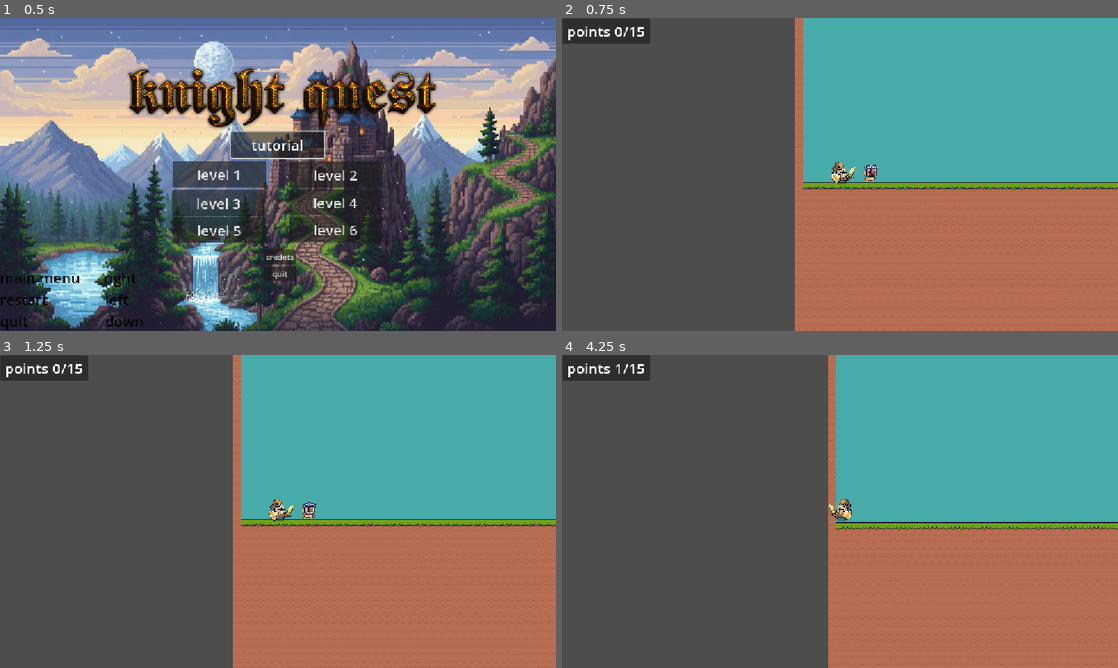
Above: before the commit, frames 1-4 (two rows, left to right).
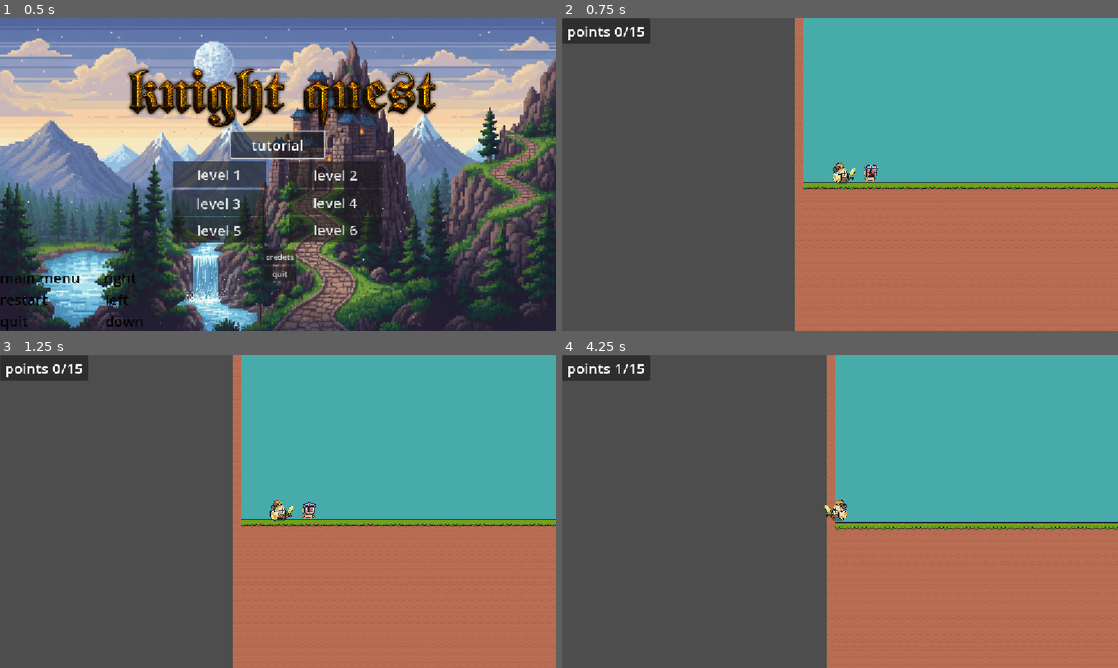
Above: after the commit, the same moments.

Repository: vandohman7/vans-first-game
Game: Godot game, scene res://scenes/main_menu.tscn
The game is run twice, just before and just after one commit, with the same random seed, the same clock (stepped at 60 frames per second) and the same inputs.
Inputs:
- Up to frame 1 (0.5 s): no input
- Up to frame 2 (0.75 s): click "level 1" at 0.5 s
- Up to frame 3 (1.25 s): no input
- Up to frame 4 (4.25 s): hold D (right) 1.28-2.78 s; tap E (attack) at 1.35, 2.3, 2.85, 3.8 s; tap Space (jump) at 1.52, 1.55, 1.82, 2.1, 2.27, 2.57, 3.05, 3.77, 4.07 s; hold A (left) from 2.78 s (still down); tap Shift (sprint) at 3.6 s

Frame 1 is identical in both runs. In frame 2, 0.1% of the frame differs, in the area x 48-53%, y 46-54%; in frame 3, 0.1%; in frame 4, 0.8%, in the area x 47-100%, y 0-100%.

Commit message:
hitboxs work!!!!!!!!!!!!!!!!!!!!!!!!!!!!!!!!!!!!!!!!!!!!!!!!!!!!!!!!!!!!

Diff:
--- a/scenes/main_charicter.gd
+++ b/scenes/main_charicter.gd
@@ -5,8 +5,11 @@
 #var howLongKeyPressed = 0
 var acceleration = 20
 
-@onready var sprite_2d = $Sprite2D
+#@onready var sprite_2d = $Sprite2D
 @onready var attack_hitbox: CollisionShape2D = $HurtboxComponent/attack_hitbox
+@onready var animation: AnimationPlayer = $visuals/AnimationPlayer
+@onready var visuals: Node2D = $visuals
+
 
 var inAir = 0
 
@@ -58,38 +61,33 @@
 
 	if Input.is_action_just_pressed("left"):
 		facing_dir = "left"
+		visuals.scale.x = -1
+		#scale.x = sign(-1)
 	if Input.is_action_just_pressed("right"):
 		facing_dir = "right"
+		visuals.scale.x = 1
 
-	sprite_2d.flip_h = facing_dir == "left"
+	#visuals.scale.x()
+	print(visuals.scale.x)
+	#sprite_2d.flip_h = facing_dir == "left"
 
 	#if facing_dir == "left":
 		#sprite_2d.flip_h = true
 	#else:
 		#sprite_2d.flip_h = false
 
-
+	#set_proper
 	#sprite_2d.flip_h = facing_dir
 
 
 	if isAttacking == 0 and Input.is_action_just_pressed("attack"):
-		sprite_2d.animation = "attack"
+		animation.play("attack")
+		isAttacking = .000001;
 
-
-		#sprite_2d.frame = 0
-		#sprite_2d.play()
-		isAttacking = .000001;
 	elif (isAttacking > 0):
-		attack_hitbox.disabled = false
 		isAttacking += delta
 
 	if (isAttacking > 0):
-		#if entitiesInAttackRange.size():
-			#pass
-			#for row in entitiesInAttackRange:
-				#destroy_node(row)
-			#destroy_node(entitiesInAttackRange[0])
-		# kill things in hitbox
 		pass
 	if (isAttacking > 0):
 		velocity.x = 0
@@ -99,20 +97,11 @@
 		isAttacking = 0.0
 
 	if isAttacking == 0.0:
-		attack_hitbox.disabled = true
 		if velocity.x > 1 or velocity.x < -1:
-			if sprite_2d.is_playing():
-				sprite_2d.animation = "running"
+			animation.play("run")
+		else:
+			animation.play("idle")
 
-			else:
-				sprite_2d.play("running")
-		else:
-			if sprite_2d.is_playing():
-				sprite_2d.animation = "default"
-			else:
-				sprite_2d.play("default")
-
-	#pass # Replace with function body.
 
 	if Input.is_action_pressed("sprint"):
 		SPEED = 550
@@ -121,10 +110,6 @@
 		SPEED = 400
 		acceleration = 20
 
-
-
-#func _on_sprite_2d_animation_finished() -> void:
-	#sprite_2d.animation = "default"
 
 
 
@@ -154,33 +139,3 @@
 
 	if Input.is_action_just_pressed("quit"):
 		get_tree().quit()
-
-
-	#if Input.is_action_just_pressed("high_jump") and is_on_floor():
-			#velocity.y = JUMP_VELOCITY -50
-	#else: if Input.is_action_just_pressed("high_jump"):
-		#velocity.y = +400
-			###velocity.x = 0
-
-
-func _on_area_2d_body_entered(body: Node2D) -> void:
-	print('added ' + body.name)
-	pass
-	#var alreadyIn = entitiesInAttackRange.has(body)
-	#var isSelf = body.name == "CharacterBody2D"
-		#
-	#if not alreadyIn and not isSelf:
-		#entitiesInAttackRange.push_front(body)
-	#print(entitiesInAttackRange.size())
-
-
-# Assumes this function is called with the Node2D reference you want to destroy.
-func destroy_node(target_node: Node2D):
-	#if is_instance_valid(target_node):
-		#print("Destroying node: ", target_node.name)
-		#target_node.queue_free()
-	#else:
-		## This handles cases where the node might have already been destroyed
-		## by something else just before this function was called.
-		#print("Error: Target node is already invalid or destroyed.")
-	pass
--- a/scenes/main_charicter.tscn
+++ b/scenes/main_charicter.tscn
@@ -10,6 +10,230 @@
 [ext_resource type="PackedScene" uid="uid://c7rdgducx0q0n" path="res://scenes/components/hitbox_component.tscn" id="8_2cj72"]
 [ext_resource type="Script" uid="uid://drvl8ca4mcxao" path="res://scenes/components/hurtbox_component.gd" id="9_mjggn"]
 
+[sub_resource type="Animation" id="Animation_mjggn"]
+resource_name = "idle"
+length = 0.8
+loop_mode = 1
+step = 0.1
+tracks/0/type = "value"
+tracks/0/imported = false
+tracks/0/enabled = true
+tracks/0/path = NodePath("visuals/Warrior:texture")
+tracks/0/interp = 1
+tracks/0/loop_wrap = true
+tracks/0/keys = {
+"times": PackedFloat32Array(0),
+"transitions": PackedFloat32Array(1),
+"update": 1,
+"values": [ExtResource("1_pdq4l")]
+}
+tracks/1/type = "value"
+tracks/1/imported = false
+tracks/1/enabled = true
+tracks/1/path = NodePath("visuals/Warrior:hframes")
+tracks/1/interp = 1
+tracks/1/loop_wrap = true
+tracks/1/keys = {
+"times": PackedFloat32Array(0),
+"transitions": PackedFloat32Array(1),
+"update": 1,
+"values": [8]
+}
+tracks/2/type = "value"
+tracks/2/imported = false
+tracks/2/enabled = true
+tracks/2/path = NodePath("visuals/Warrior:frame")
+tracks/2/interp = 1
+tracks/2/loop_wrap = true
+tracks/2/keys = {
+"times": PackedFloat32Array(0, 0.1, 0.2, 0.3, 0.4, 0.5, 0.6, 0.7),
+"transitions": PackedFloat32Array(1, 1, 1, 1, 1, 1, 1, 1),
+"update": 1,
+"values": [0, 1, 2, 3, 4, 5, 6, 7]
+}
+tracks/3/type = "value"
+tracks/3/imported = false
+tracks/3/enabled = true
+tracks/3/path = NodePath("visuals/HurtboxComponent/attack_hitbox:disabled")
+tracks/3/interp = 1
+tracks/3/loop_wrap = true
+tracks/3/keys = {
+"times": PackedFloat32Array(0),
+"transitions": PackedFloat32Array(1),
+"update": 1,
+"values": [true]
+}
+
+[sub_resource type="Animation" id="Animation_3uhb6"]
+resource_name = "run"
+length = 0.6
+loop_mode = 1
+step = 0.05
+tracks/0/type = "value"
+tracks/0/imported = false
+tracks/0/enabled = true
+tracks/0/path = NodePath("visuals/Warrior:texture")
+tracks/0/interp = 1
+tracks/0/loop_wrap = true
+tracks/0/keys = {
+"times": PackedFloat32Array(0),
+"transitions": PackedFloat32Array(1),
+"update": 1,
+"values": [ExtResource("3_s5u5a")]
+}
+tracks/1/type = "value"
+tracks/1/imported = false
+tracks/1/enabled = true
+tracks/1/path = NodePath("visuals/Warrior:hframes")
+tracks/1/interp = 1
+tracks/1/loop_wrap = true
+tracks/1/keys = {
+"times": PackedFloat32Array(0),
+"transitions": PackedFloat32Array(1),
+"update": 1,
+"values": [6]
+}
+tracks/2/type = "value"
+tracks/2/imported = false
+tracks/2/enabled = true
+tracks/2/path = NodePath("visuals/Warrior:frame")
+tracks/2/interp = 1
+tracks/2/loop_wrap = true
+tracks/2/keys = {
+"times": PackedFloat32Array(0, 0.1, 0.2, 0.3, 0.4, 0.5),
+"transitions": PackedFloat32Array(1, 1, 1, 1, 1, 1),
+"update": 1,
+"values": [0, 1, 2, 3, 4, 5]
+}
+tracks/3/type = "value"
+tracks/3/imported = false
+tracks/3/enabled = true
+tracks/3/path = NodePath("visuals/HurtboxComponent/attack_hitbox:disabled")
+tracks/3/interp = 1
+tracks/3/loop_wrap = true
+tracks/3/keys = {
+"times": PackedFloat32Array(0),
+"transitions": PackedFloat32Array(1),
+"update": 1,
+"values": [true]
+}
+
+[sub_resource type="Animation" id="Animation_p2p6u"]
+resource_name = "attack"
+length = 0.4
+step = 0.05
+tracks/0/type = "value"
+tracks/0/imported = false
+tracks/0/enabled = true
+tracks/0/path = NodePath("visuals/Warrior:texture")
+tracks/0/interp = 1
+tracks/0/loop_wrap = true
+tracks/0/keys = {
+"times": PackedFloat32Array(0),
+"transitions": PackedFloat32Array(1),
+"update": 1,
+"values": [ExtResource("2_0q8bm")]
+}
+tracks/1/type = "value"
+tracks/1/imported = false
+tracks/1/enabled = true
+tracks/1/path = NodePath("visuals/Warrior:hframes")
+tracks/1/interp = 1
+tracks/1/loop_wrap = true
+tracks/1/keys = {
+"times": PackedFloat32Array(0),
+"transitions": PackedFloat32Array(1),
+"update": 1,
+"values": [4]
+}
+tracks/2/type = "value"
+tracks/2/imported = false
+tracks/2/enabled = true
+tracks/2/path = NodePath("visuals/Warrior:frame")
+tracks/2/interp = 1
+tracks/2/loop_wrap = true
+tracks/2/keys = {
+"times": PackedFloat32Array(0, 0.099999994, 0.19999999, 0.3),
+"transitions": PackedFloat32Array(1, 1, 1, 1),
+"update": 1,
+"values": [0, 1, 2, 3]
+}
+tracks/3/type = "value"
+tracks/3/imported = false
+tracks/3/enabled = true
+tracks/3/path = NodePath("visuals/HurtboxComponent/attack_hitbox:disabled")
+tracks/3/interp = 1
+tracks/3/loop_wrap = true
+tracks/3/keys = {
+"times": PackedFloat32Array(0, 0.2, 0.4),
+"transitions": PackedFloat32Array(1, 1, 1),
+"update": 1,
+"values": [true, false, true]
+}
+
+[sub_resource type="Animation" id="Animation_dqura"]
+length = 0.001
+tracks/0/type = "value"
+tracks/0/imported = false
+tracks/0/enabled = true
+tracks/0/path = NodePath("visuals/Warrior:frame")
+tracks/0/interp = 1
+tracks/0/loop_wrap = true
+tracks/0/keys = {
+"times": PackedFloat32Array(0),
+"transitions": PackedFloat32Array(1),
+"update": 1,
+"values": [0]
+}
+tracks/1/type = "value"
+tracks/1/imported = false
+tracks/1/enabled = true
+tracks/1/path = NodePath("visuals/Warrior:texture")
+tracks/1/interp = 1
+tracks/1/loop_wrap = true
+tracks/1/keys = {
+"times": PackedFloat32Array(0),
+"transitions": PackedFloat32Array(1),
+"update": 1,
+"values": [ExtResource("2_0q8bm")]
+}
+tracks/2/type = "value"
+tracks/2/imported = false
+tracks/2/enabled = true
+tracks/2/path = NodePath("visuals/Warrior:hframes")
+tracks/2/interp = 1
+tracks/2/loop_wrap = true
+tracks/2/keys = {
+"times": PackedFloat32Array(0),
+"transitions": PackedFloat32Array(1),
+"update": 1,
+"values": [4]
+}
+tracks/3/type = "value"
+tracks/3/imported = false
+tracks/3/enabled = true
+tracks/3/path = NodePath("visuals/HurtboxComponent/attack_hitbox:disabled")
+tracks/3/interp = 1
+tracks/3/loop_wrap = true
+tracks/3/keys = {
+"times": PackedFloat32Array(0),
+"transitions": PackedFloat32Array(1),
+"update": 1,
+"values": [true]
+}
+
+[sub_resource type="AnimationLibrary" id="AnimationLibrary_78cw2"]
+_data = {
+&"RESET": SubResource("Animation_dqura"),
+&"attack": SubResource("Animation_p2p6u"),
+&"idle": SubResource("Animation_mjggn"),
+&"run": SubResource("Animation_3uhb6")
+}
+
+[sub_resource type="CapsuleShape2D" id="CapsuleShape2D_l3582"]
+radius = 12.0
+height = 28.0
+
 [sub_resource type="AtlasTexture" id="AtlasTexture_dx2si"]
 atlas = ExtResource("2_0q8bm")
 region = Rect2(0, 0, 192, 192)
@@ -219,27 +443,50 @@
 [sub_resource type="RectangleShape2D" id="RectangleShape2D_mjggn"]
 size = Vector2(24, 32)
 
-[sub_resource type="CapsuleShape2D" id="CapsuleShape2D_l3582"]
-radius = 12.0
-height = 28.0
-
 [node name="CharacterBody2D" type="CharacterBody2D"]
 position = Vector2(10, 45)
 safe_margin = 0.001
 script = ExtResource("1_er63p")
 
+[node name="visuals" type="Node2D" parent="."]
+
+[node name="AnimationPlayer" type="AnimationPlayer" parent="visuals"]
+root_node = NodePath("../..")
+libraries = {
+&"": SubResource("AnimationLibrary_78cw2")
+}
+autoplay = "idle"
+
+[node name="Warrior" type="Sprite2D" parent="visuals"]
+texture_filter = 1
+position = Vector2(5, 0)
+scale = Vector2(0.6, 0.503125)
+texture = ExtResource("2_0q8bm")
+hframes = 4
+
+[node name="HurtboxComponent" type="Area2D" parent="visuals"]
+position = Vector2(2, 0)
+scale = Vector2(0.99999994, 1)
+script = ExtResource("9_mjggn")
+
+[node name="attack_hitbox" type="CollisionShape2D" parent="visuals/HurtboxComponent"]
+position = Vector2(29.000004, 3)
+scale = Vector2(0.99999994, 1)
+shape = SubResource("CapsuleShape2D_l3582")
+disabled = true
+
 [node name="Sprite2D" type="AnimatedSprite2D" parent="."]
+visible = false
 texture_filter = 1
 position = Vector2(3.7500048, -0.75)
 scale = Vector2(0.6067708, 0.5130209)
 sprite_frames = SubResource("SpriteFrames_3uhb6")
-animation = &"attack"
+animation = &"running"
 autoplay = "default"
-frame = 3
-frame_progress = 1.0
+frame_progress = 0.704612
 
 [node name="CollisionShape2D" type="CollisionShape2D" parent="."]
-position = Vector2(3, 0)
+position = Vector2(2, 0)
 shape = SubResource("RectangleShape2D_er63p")
 
 [node name="music" parent="." instance=ExtResource("6_l3582")]
@@ -257,15 +504,4 @@
 position = Vector2(3, 0)
 shape = SubResource("RectangleShape2D_mjggn")
 
-[node name="HurtboxComponent" type="Area2D" parent="."]
-scale = Vector2(0.99999994, 1)
-script = ExtResource("9_mjggn")
-
-[node name="attack_hitbox" type="CollisionShape2D" parent="HurtboxComponent"]
-position = Vector2(29.000004, 1)
-scale = Vector2(0.99999994, 1)
-shape = SubResource("CapsuleShape2D_l3582")
-disabled = true
-
-[connection signal="animation_finished" from="Sprite2D" to="." method="_on_sprite_2d_animation_finished"]
-[connection signal="area_entered" from="HurtboxComponent" to="HurtboxComponent" method="_on_area_entered"]
+[connection signal="area_entered" from="visuals/HurtboxComponent" to="visuals/HurtboxComponent" method="_on_area_entered"]
Not shown: 1 places in scenes/main_charicter.tscn that only renumber resources
